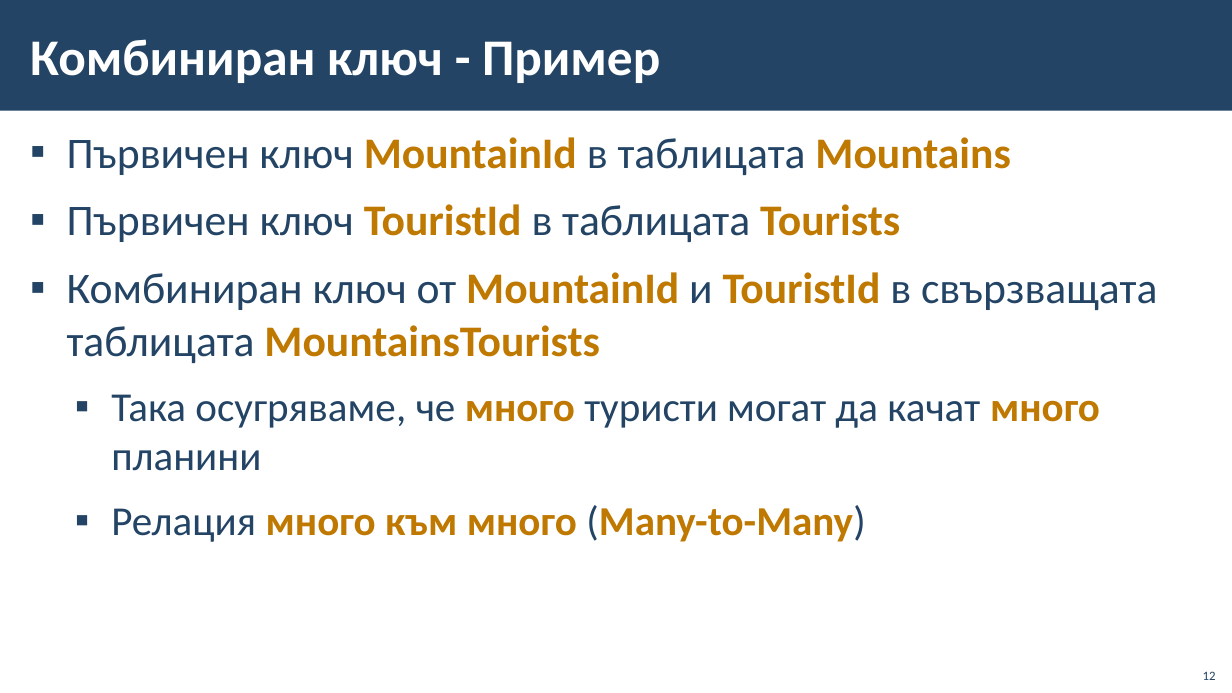
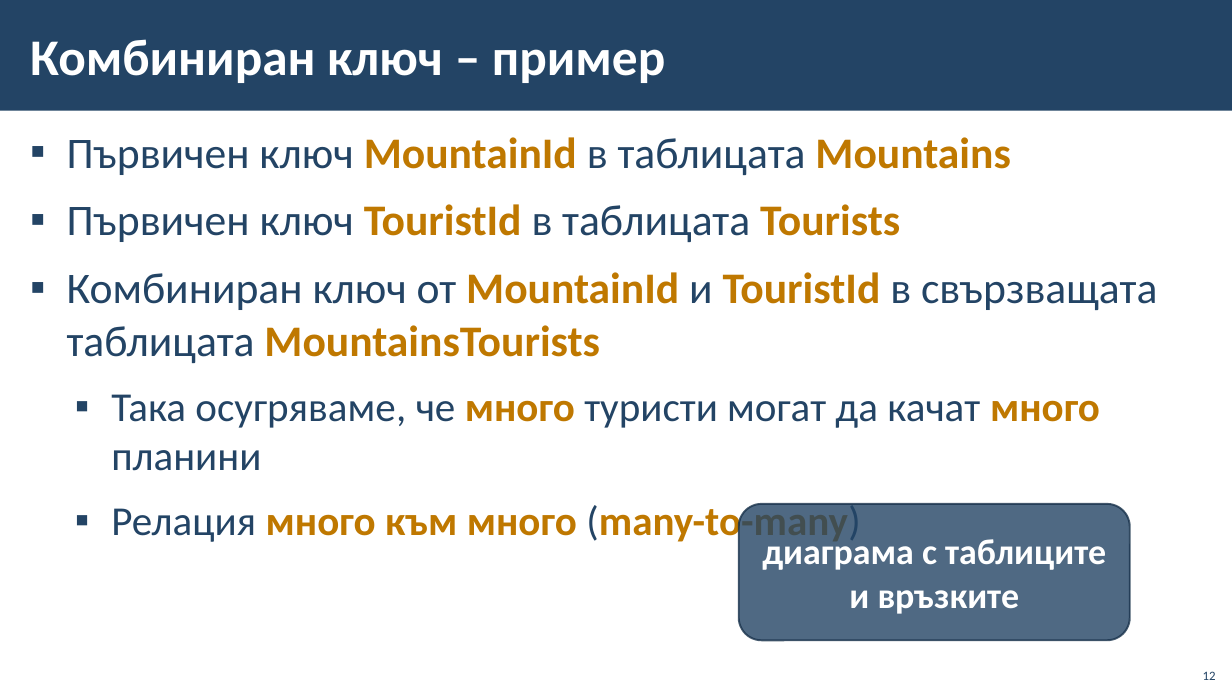
Before and after one commit to BG-IT-Edu/School-Programming, a slide deck: slide 12 of Courses/Software-Sciences/Module-3-Databases-New/07-Modeling-Databases/06-Modeling-Databases.pptx. Drawn at 1232x693 pixels with LibreOffice and Linux fonts; fonts in the diff are those of the drawing; background and template pictures are left out. Boxes give left, top, right and bottom in pixels: in the first picture for what was removed or moved away, otherwise in the second. Text is boxed around its words. In the diff, an @@ line names an element or a change of style, - is before the commit and + after.

```diff
--- a/Courses/Software-Sciences/Module-3-Databases-New/07-Modeling-Databases/06-Modeling-Databases.pptx
+++ b/Courses/Software-Sciences/Module-3-Databases-New/07-Modeling-Databases/06-Modeling-Databases.pptx
@@ title at box(30, 39, 665, 83): text changed @@
-Комбиниран ключ - Пример
+Комбиниран ключ – пример
@@ text at box(111, 501, 860, 545): text changed @@
-  ▪ Релация много към много (Many-to-Many)
+  ▪ Релация много към много (many-to-many)
@@ rounded rectangle added at box(739, 504, 1130, 640), fill #234465 at 80% opacity, outline #1A334C 1.5 pt, 28 pt, text #FFFFFF, bold @@
+диаграма с таблиците и връзките
```
Also in this commit, not shown: 20 other slides changed, 1 slide added, 1 other file.
